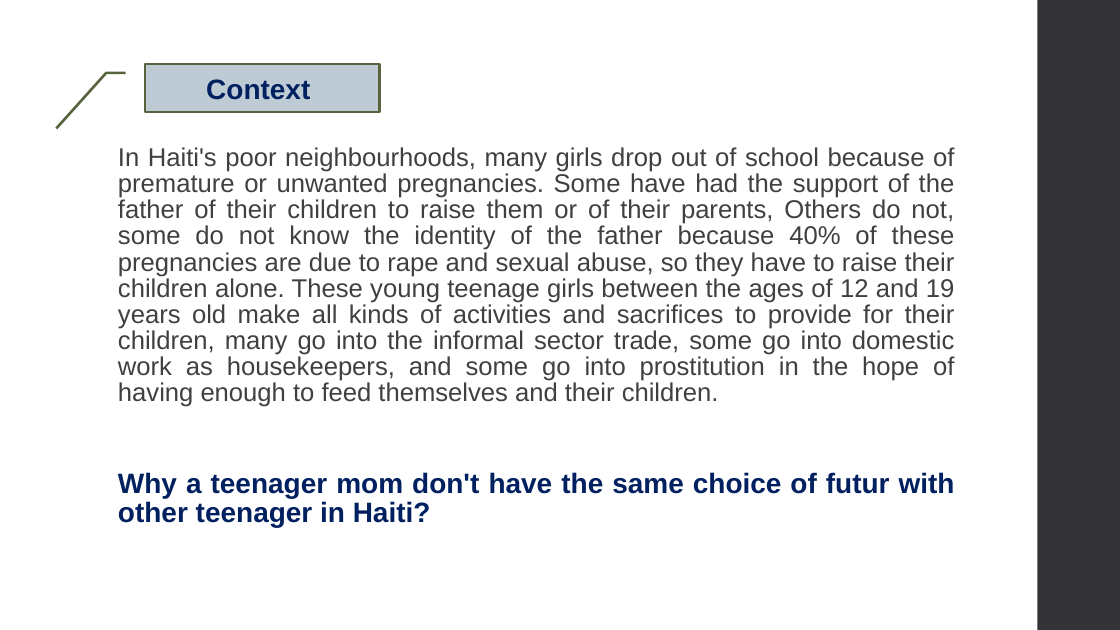
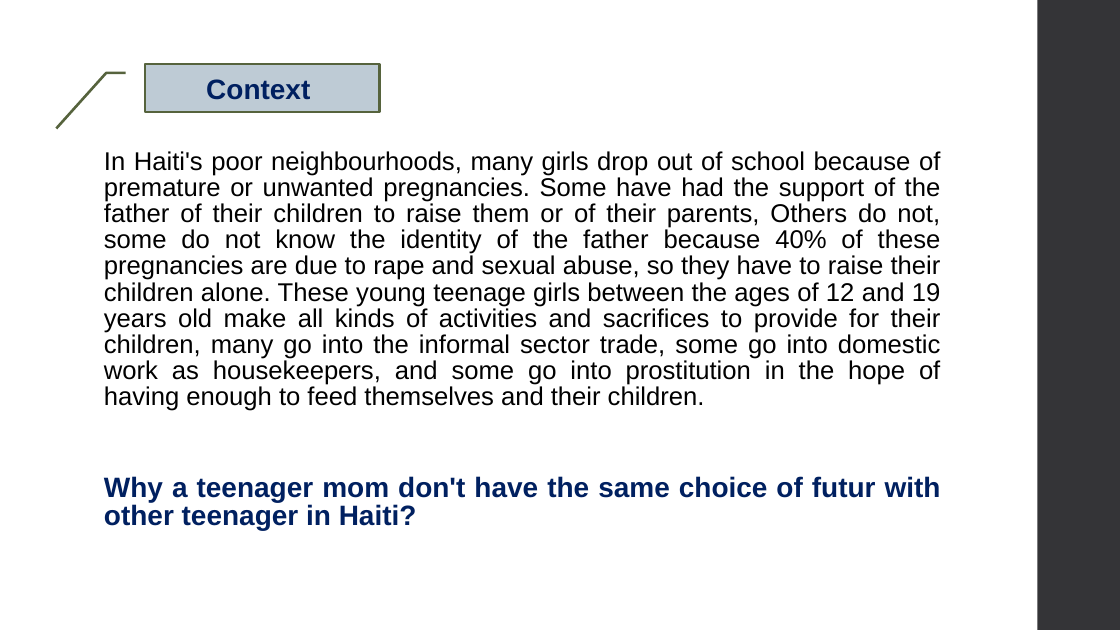
Before and after one commit to Maickery/Child_of_change, a slide deck: slide 2 of Result/Presentation.pptx. Drawn at 1120x630 pixels with LibreOffice and Linux fonts; fonts in the diff are those of the drawing. Boxes give left, top, right and bottom in pixels: in the first picture for what was removed or moved away, otherwise in the second. Text is boxed around its words. In the diff, an @@ line names an element or a change of style, - is before the commit and + after.

```diff
--- a/Result/Presentation.pptx
+++ b/Result/Presentation.pptx
@@ text "In Haiti's poor neighbourhoods, many ...": place and size @@
-text "In Haiti's poor neighbourhoods, many ..." at bbox=[118, 147, 955, 527]
+text "In Haiti's poor neighbourhoods, many ..." at bbox=[104, 151, 941, 530]
@@ text at bbox=[104, 151, 941, 411]: text colour #404040 to #000000 in "In Haiti's poor neighbourhoods, many girls drop ..." @@
```
Also in this commit, not shown: 11 other slides changed, 8 slides added, 3 slides removed, 2 other files.
